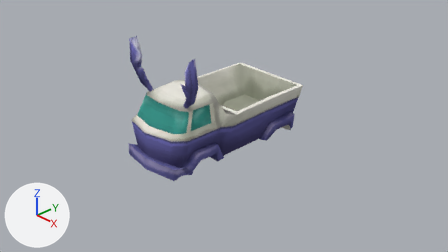
The Blender file Models/bug_car.blend, before and after one commit.
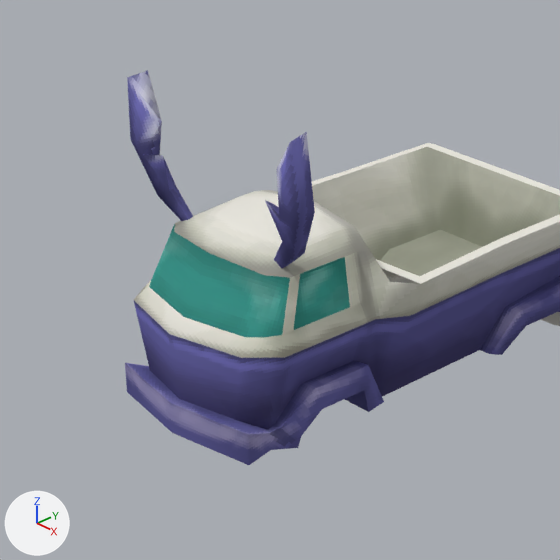
Each version appears first from the file's camera 'Camera', and next in a close-up on the part from 18% to 64% of the width and 4% to 86% of the height. Lighting does not change. The marker at lower left points along +X, +Y and +Z.

The older version as bpy lines, for what is in view:
```python
me_cube = bpy.data.meshes.new('Cube')
me_cube.from_pydata(...)  # 147 vertices, 128 faces; spans x 0.0..0.85, y -1.76..1.21, z -0.34..1.75
me_cube.materials.append(mat_material)  # picture img_cartexture
ob_bus = bpy.data.objects.new('Bus', me_cube)
ob_bus.location = (0.0, 0.0, 0.0)
_m = ob_bus.modifiers.new('Mirror', 'MIRROR')
```
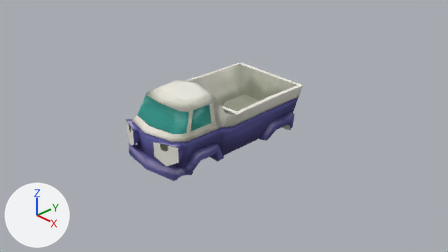
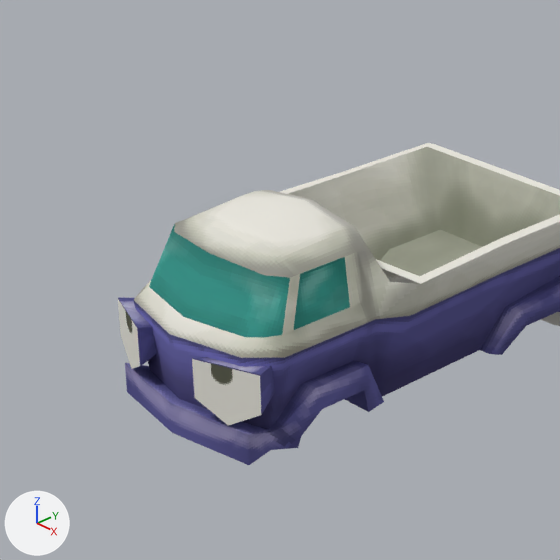
Commit message: Adjust the car model

Boxes (x1, y1, x2, y2) around the edits, measured in the close-ups (560 x 560 px):
'Bus', reshaped
    before: (125, 70, 560, 465)
    after: (125, 143, 560, 465)
'Eyes', added
    after: (118, 298, 275, 426)
part 1 of me_cube, cut back
    before: (127, 70, 315, 268)
    after: (183, 217, 286, 268)

What changed in the scene script:
```text
Change me_cube:
    used by ob_bus; location = (0.0, 0.0, 0.0)
    remove me_cube.from_pydata(...)  # 147 vertices, 128 faces; spans x 0.0..0.85, y -1.76..1.21, z -0.34..1.75
    add me_cube.from_pydata(...)  # 135 vertices, 113 faces; spans x 0.0..0.85, y -1.76..1.21, z -0.34..0.97
    me_cube part 1
    12 vertices are removed from x 0.48..0.79, y -1.4..-1.23, z 0.97..1.75
    16 faces are deleted
    1 new face joins them, smooth
Add me_cylinder:
    me_cylinder.from_pydata(...)  # 12 vertices, 8 faces; spans x 0.26..0.697, y -0.043..0.365, z -0.034..0.363
    me_cylinder.materials.append(mat_material)  # picture img_cartexture
Add ob_eyes:
    ob_eyes = bpy.data.objects.new('Eyes', me_cylinder)
    ob_eyes.location = (0.0, -1.737, 0.0)
    _m = ob_eyes.modifiers.new('Mirror', 'MIRROR')
```
